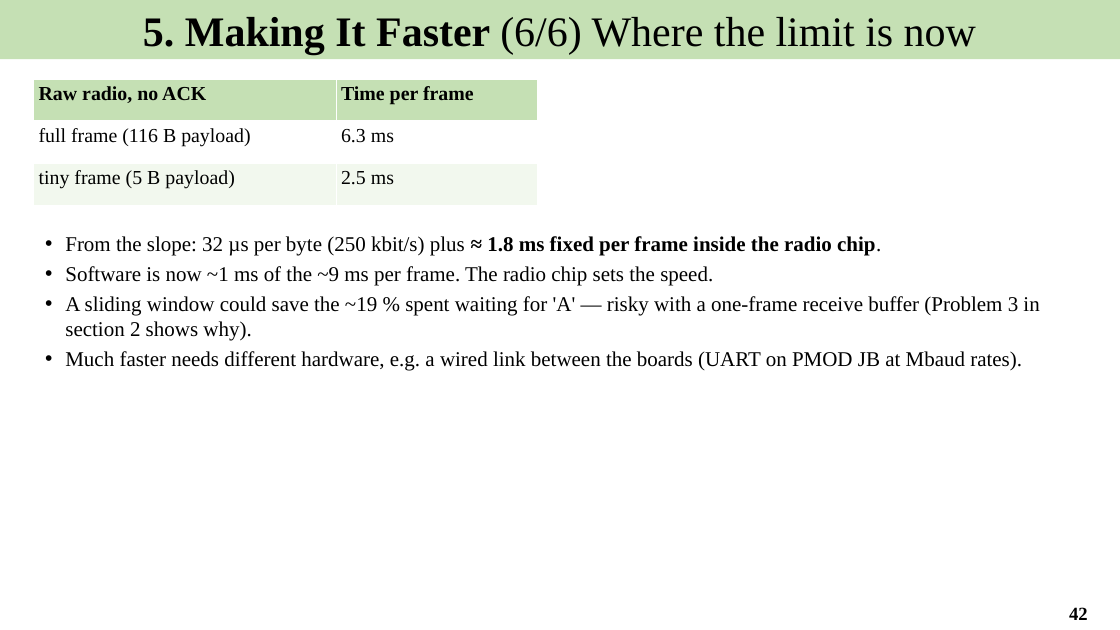
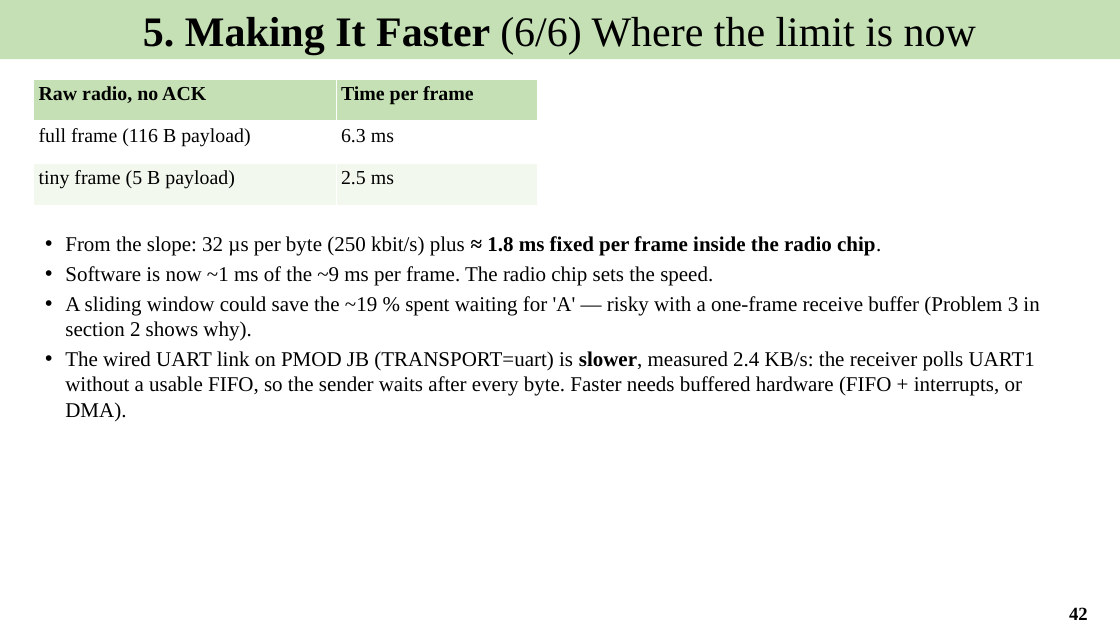
Before and after one commit to Khaiduy/chipyard-edhoc, a slide deck: slide 42 of fpga/sw/export/docs/slides/05_Secure_file_transfer_and_results.pptx. Drawn at 1120x630 pixels with LibreOffice and Linux fonts; fonts in the diff are those of the drawing. Boxes give left, top, right and bottom in pixels: in the first picture for what was removed or moved away, otherwise in the second. Text is boxed around its words. In the diff, an @@ line names an element or a change of style, - is before the commit and + after.

Commit message:
fix: SD late write reply, sector retry, production+DEBUG guard
- sd_card.c: read the write data response as Linux mmc_spi does (find
  the start bit in 32 bits): one card sends it a byte late, which was
  reported as a failed write. Each sector is retried up to 3 times and
  every failed try prints its reason.
- PROFILE=production with DEBUG=1 is refused at build time (debug
  builds print every key).
- sha256/sha384_update: no memcpy from NULL on zero-length input.
- wolfCrypt compiled with -fwrapv (sp_c64.c relies on signed wrap).
- Slides: course name, author, date; SD bug 3; read-back caveat;
  measured UART link speed; build sizes of this revision.

```diff
--- a/fpga/sw/export/docs/slides/05_Secure_file_transfer_and_results.pptx
+++ b/fpga/sw/export/docs/slides/05_Secure_file_transfer_and_results.pptx
@@ text at bbox=[65, 351, 1035, 421]: text changed @@
-• Much faster needs different hardware, e.g. a wired link between the boards (UART on PMOD JB at Mbaud rates).
+• The wired UART link on PMOD JB (TRANSPORT=uart) is slower, measured 2.4 KB/s: the receiver polls UART1 without a usable FIFO, so the sender waits after every byte. Faster needs buffered hardware (FIFO + interrupts, or DMA).
```
Also in this commit, not shown: 7 other slides changed, 15 other files.
